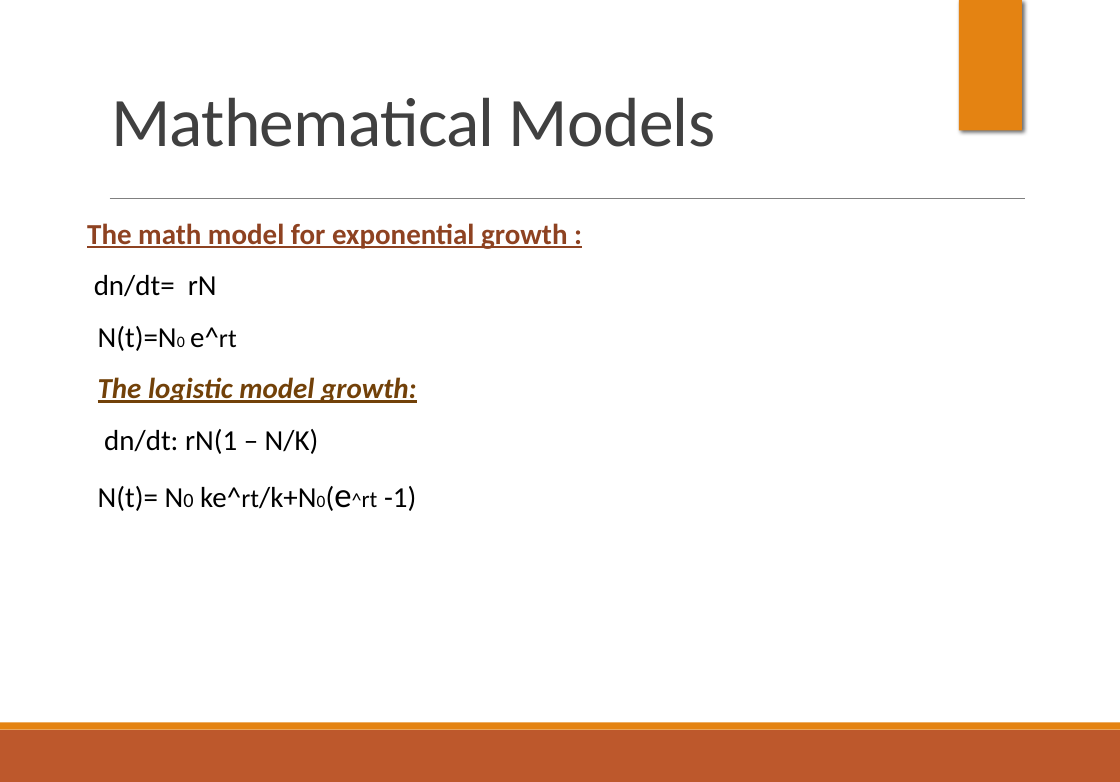
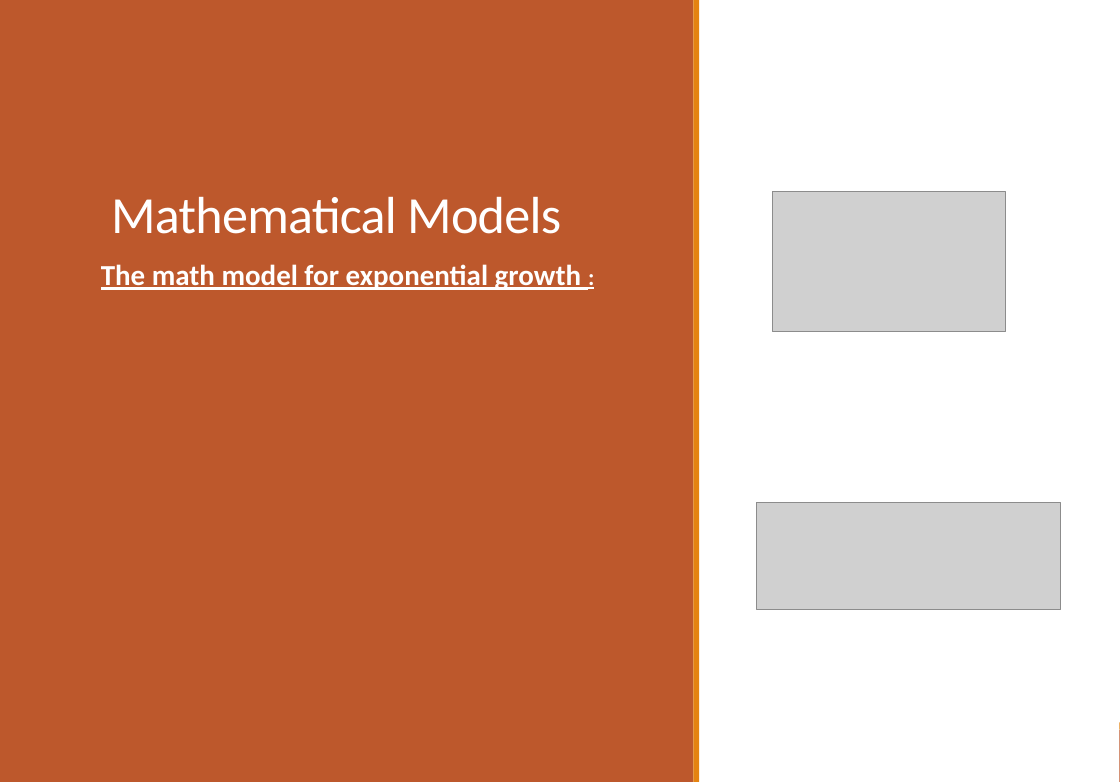
Before and after one commit to binduvr/ApplicationDevelopment, a slide deck: slide 7 of Paper Work/Presentation/Project Application Development 1.1.pptx. Drawn at 1120x782 pixels with LibreOffice and Linux fonts; fonts in the diff are those of the drawing; grey boxes stand for pictures; background and template pictures are left out. Boxes give left, top, right and bottom in pixels: in the first picture for what was removed or moved away, otherwise in the second. Text is boxed around its words. In the diff, an @@ line names an element or a change of style, - is before the commit and + after.

```diff
--- a/Paper Work/Presentation/Project Application Development 1.1.pptx
+++ b/Paper Work/Presentation/Project Application Development 1.1.pptx
@@ rectangle added at box(0, 0, 1119, 781), fill #FFFFFF @@
@@ rectangle added at box(0, 0, 693, 781), fill #BD582C @@
@@ rectangle added at box(693, 0, 699, 781), fill #E48312 @@
@@ title "Mathematical Models": place and size @@
-title "Mathematical Models" at box(111, 97, 715, 147)
+title "Mathematical Models" at box(111, 196, 561, 234)
@@ title "Mathematical Models" at box(111, 196, 561, 234): size 48 to 36 pt, text colour #404040 to #FFFFFF @@
@@ line removed from (109, 198) to (1025, 198) @@
@@ picture added at box(772, 192, 1005, 331) @@
@@ text "The math model for exponential ...": place and size @@
-text "The math model for exponential ..." at box(87, 223, 567, 511)
+text "The math model for exponential ..." at box(101, 264, 581, 290)
@@ text "The math model for exponential ..." at box(101, 264, 581, 290): size 20 to 16 pt in ":"; text colour #8E4221 to #FFFFFF; vertical alignment middle to top @@
@@ text at box(94, 275, 417, 511): paragraphs removed @@
-dn/dt= rN
-  N(t)=N0 e^rt
-  The logistic model growth:
-  dn/dt: rN(1 – N/K)
-  N(t)= N0 ke^rt/k+N0(e^rt -1)
@@ picture added at box(756, 502, 1061, 609) @@
```
Also in this commit, not shown: 1 other slide changed, 1 slide added.
